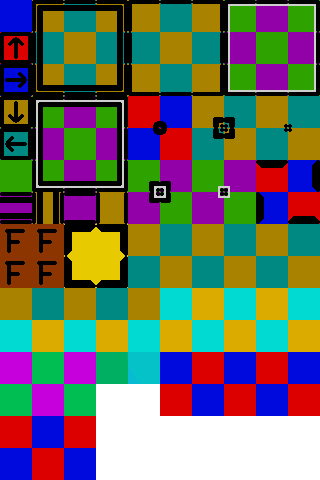
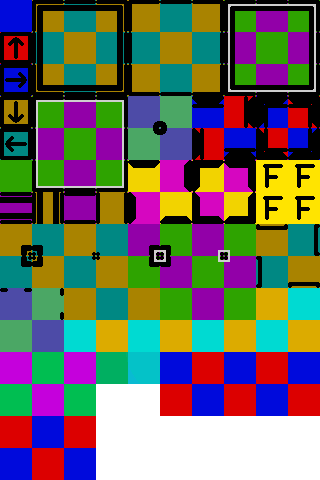
Two versions of the same layered image (320 × 480). Layer-by-layer changes:
painted on "Ebene 13" over bbox(0, 6, 320, 320)
removed layer "Ebene 12" from group "New" over bbox(120, 256, 128, 288)
removed layer "Ebene 11" from group "New" over bbox(64, 224, 72, 256)
removed layer "Ebene 10" from group "New" over bbox(96, 224, 128, 232)
removed layer "Ebene 16 Kopie 10" from group "New" over bbox(0, 6, 320, 288)
painted on "Grid" (1st of 2, in "New") over bbox(0, 96, 320, 352)
